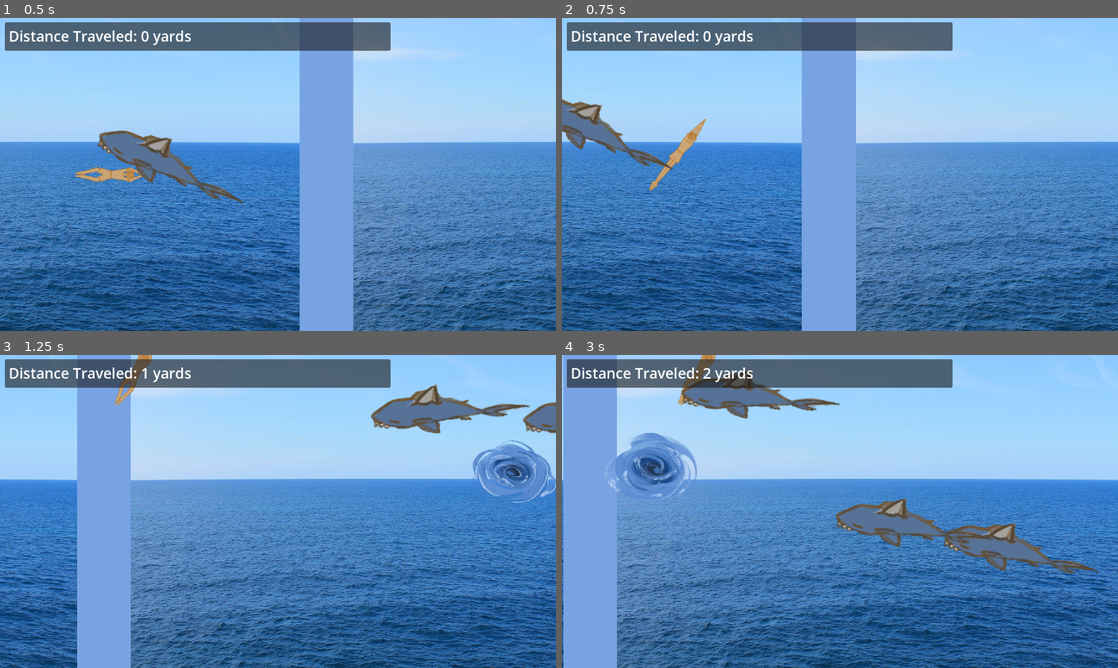
Above: before the commit, frames 1-4 (two rows, left to right).
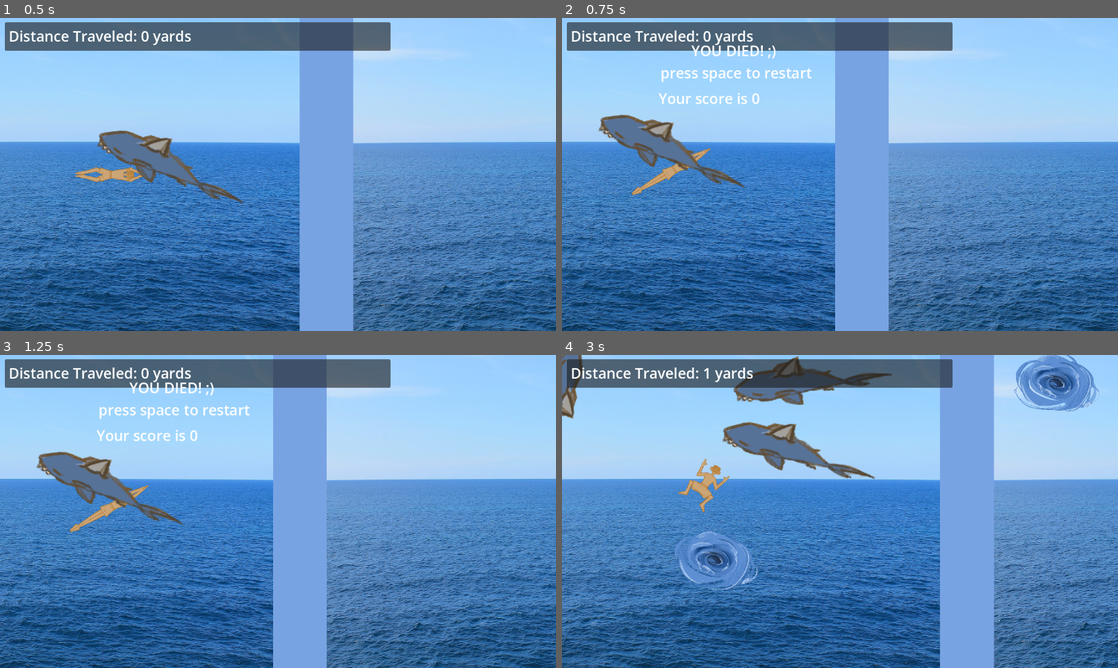
Above: after the commit, the same moments.

Repository: sophieTheProgrammer/microjam-island-61
Game: Godot game, scene res://scenes/game.tscn
Same seed, same stepped clock (60 frames per second), same inputs: the game is played once before the commit and once after it.
Inputs (mouse positions are in pixels of both pictures, inside the frame that each line leads up to):
- Up to frame 1 (0.5 s): no input
- Up to frame 2 (0.75 s): tap Enter (ui_accept) at 0.5 s; move the mouse to (962, 158) at 0.52 s; hold Up (up) from 0.53 s (still down); click (962, 158) at 0.6 s
- Up to frame 3 (1.25 s): keep holding Up (up); tap Enter (ui_accept) at 0.77 s
- Up to frame 4 (3 s): tap Space (restart game) at 1.25, 2, 2.75 s; move the mouse to (728, 527) at 1.27 s; release Up (up) at 1.28 s; hold Down (down) 1.28-2.03 s; click (728, 527) at 1.35 s; tap Enter (ui_accept) at 1.52 s; move the mouse to (895, 442) at 2.02 s; hold Up (up) from 2.03 s (still down); click (895, 442) at 2.1 s; move the mouse to (812, 574) at 2.77 s; click (812, 574) at 2.85 s

Frame 1 is identical in both runs. In frame 2, 34% of the frame differs, in the area x 0-100%, y 0-100%; in frame 3, 52%; in frame 4, 58%.

Commit message:
basic dying

Diff:
--- a/scenes/end_screen.tscn
+++ b/scenes/end_screen.tscn
@@ -6,6 +6,7 @@
 script = ExtResource("1_kq7ac")
 
 [node name="CanvasLayer" type="CanvasLayer" parent="." unique_id=1381339903]
+visible = false
 
 [node name="score" type="RichTextLabel" parent="CanvasLayer" unique_id=339543457]
 offset_left = 200.0
--- a/scenes/ui.tscn
+++ b/scenes/ui.tscn
@@ -1,9 +1,15 @@
 [gd_scene format=3 uid="uid://d13baxhqbwdm6"]
 
 [ext_resource type="Script" uid="uid://dvfollc7hi2ef" path="res://scripts/ui.gd" id="1_nt7q6"]
+[ext_resource type="PackedScene" uid="uid://b3ax8nw7ldqrb" path="res://scenes/end_screen.tscn" id="2_x4jx1"]
+[ext_resource type="PackedScene" uid="uid://c16xa3e3pvs63" path="res://scenes/fade.tscn" id="2_yev5y"]
 
 [node name="Ui" type="CanvasLayer" unique_id=340363726]
 script = ExtResource("1_nt7q6")
+
+[node name="Fade" parent="." unique_id=383164694 instance=ExtResource("2_yev5y")]
+
+[node name="end screen" parent="." unique_id=101591616 instance=ExtResource("2_x4jx1")]
 
 [node name="Panel" type="Panel" parent="." unique_id=1760701443]
 offset_left = 10.0
--- a/scripts/death.gd
+++ b/scripts/death.gd
@@ -1,12 +1,5 @@
 extends Area2D
 
-func _ready():
-	EventBus.game_over.connect(death)
-
-
-func death():
-	print("die")
-
-
 func _on_body_entered(_body: Node2D) -> void:
-	death()
+	print("dying shall commence now")
+	EventBus.game_over.emit()
--- a/scripts/end_screen.gd
+++ b/scripts/end_screen.gd
@@ -1,14 +1,15 @@
 extends Node2D
 
 @onready var score: RichTextLabel = $CanvasLayer/score
-var game: PackedScene = preload("res://scenes/game.tscn")
-
-# Called when the node enters the scene tree for the first time.
-func _ready() -> void:
-	score.text = "Your score is " + str(Global.score)
-
 
 # Called every frame. 'delta' is the elapsed time since the previous frame.
 func _process(delta: float) -> void:
+	EventBus.game_over.connect(gameover)
+	score.text = "Your score is " + str(int(Global.score))
 	if Input.is_action_just_pressed("restart game"):
-		get_tree().change_scene_to_packed(game)
+		Global.start_game()
+
+
+func gameover():
+	$CanvasLayer.show()
+	Engine.time_scale = 0
--- a/scripts/fade.gd
+++ b/scripts/fade.gd
@@ -5,6 +5,7 @@
 
 func _ready() -> void:
 	color_rect.modulate.a = 0
+	Global.fade_node = self
 
 func fade(alpha_target : float, duration : float = 1.5):
 	# alpha target most be between 0 and 1
--- a/scripts/global.gd
+++ b/scripts/global.gd
@@ -8,7 +8,16 @@
 @onready var viewport = get_viewport().get_visible_rect().size
 #@onready var camera = get_tree().$player/Camera2D
 var player_node : CharacterBody2D
+var fade_node : CanvasLayer
 
 func _process(_delta: float) -> void:
-	pass
+	viewport = get_viewport().get_visible_rect().size
 var score = 0
+
+func start_game():
+	Engine.time_scale = 1
+	#fade_node.fade(1,0)
+	get_tree().change_scene_to_packed(GAME)
+
+	#await fade_node.fade(0,1.5).finished
+	get_tree().reload_current_scene()
